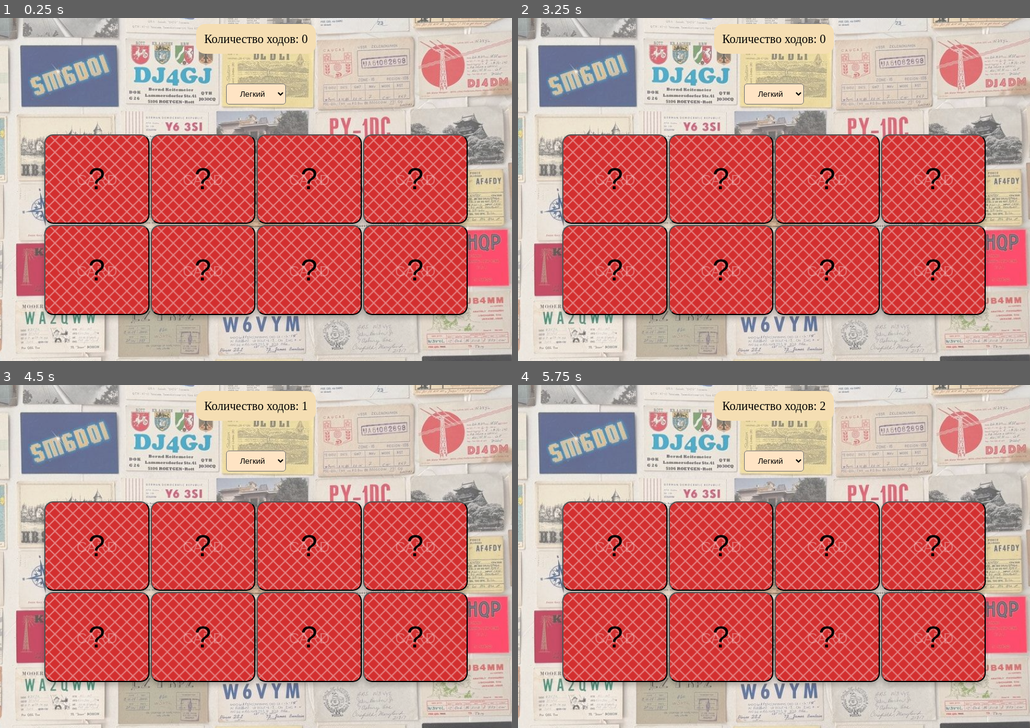
Above: before the commit, frames 1-4 (two rows, left to right).
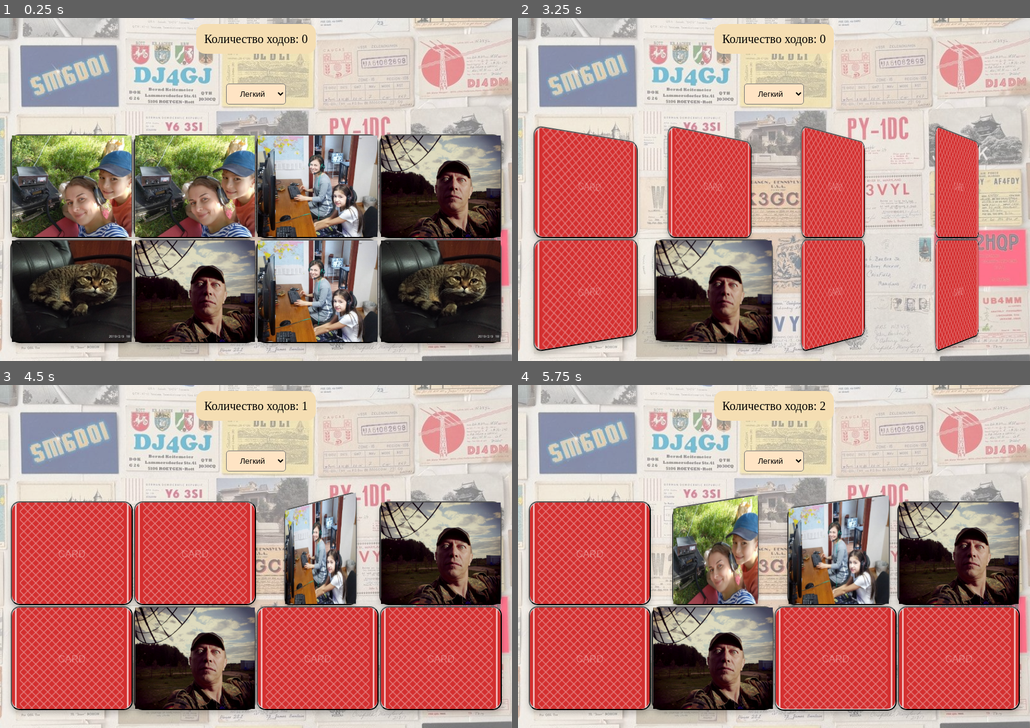
Above: after the commit, the same moments.

Repository: Dmitry862/Memory-game
Game: browser game, page index.html
Same seed, same stepped clock (60 frames per second), same inputs: the game is played once before the commit and once after it.
Inputs (mouse positions are in pixels of both pictures, inside the frame that each line leads up to):
- Up to frame 1 (0.25 s): no input
- Up to frame 2 (3.25 s): click (835, 186) at 1.27 s; click "?" at 1.87 s; click (589, 292) at 2.47 s; click (712, 292) at 3.07 s
- Up to frame 3 (4.5 s): click (440, 553) at 3.67 s; click "?" at 4.27 s
- Up to frame 4 (5.75 s): click "?" at 4.87 s; click (835, 659) at 5.47 s

The runs differ from the first frame. In frame 1, 64% of the frame differs, in the area x 0-100%, y 0-100%; in frame 2, 50%; in frame 3, 53%; in frame 4, 56%.

Commit message:
feat: improve memory game cards

Diff:
--- a/script.js
+++ b/script.js
@@ -48,6 +48,9 @@
   'moves',
   `Количество ходов: ${moves}`,
 );
+
+//содержимое модальное окно
+
 //выбор уровня сложности
 
 levelSelect.addEventListener('change', (e) => {
@@ -65,18 +68,18 @@
 
 //функция создание карточек
 const arrayOfUniqCards = [
-  'A',
-  'B',
-  'C',
-  'D',
-  'E',
-  'F',
-  'G',
-  'H',
-  'I',
-  'J',
-  'K',
-  'L',
+  'cat.jpg',
+  'r3tig.jpg',
+  'r3tm_Ksusha.jpg',
+  'r3tm.jpg',
+  'r3tw.jpg',
+  'r3tzl.jpg',
+  'rc3t.jpg',
+  'rj3t.jpg',
+  'rk3tt.jpg',
+  'ru3t.jpg',
+  'rw3tn_u3t_tig_j3t_tfg.jpg',
+  'rw3tn.jpg',
 ];
 const gameCards = [];
 
@@ -98,7 +101,9 @@
     cards.appendChild(card);
     const cardBack = createElement('div', card, 'card-back');
     const cardFront = createElement('div', card, 'card-front');
-    console.log(cardFront, cardBack);
+    const frontImage = document.createElement('img');
+    frontImage.src = `/images/friends/${symbol}`;
+    cardFront.appendChild(frontImage);
   });
   return;
 }
--- a/style.css
+++ b/style.css
@@ -16,7 +16,7 @@
   position: fixed;
   inset: 0;
   background-color: white;
-  opacity: 30%;
+  opacity: 45%;
   z-index: 0;
 }
 .wrapper {
@@ -37,14 +37,30 @@
 }
 .cardPlace {
   margin-top: 50px;
-  max-width: 708px;
   width: 100%;
   display: grid;
-  max-width: 708px;
+  max-width: 820px;
   grid-template-columns: repeat(4, 1fr);
   gap: 2px;
+  perspective: 1000px;
 }
-
+.card-back,
+.card-front {
+  position: absolute;
+  inset: 0;
+  backface-visibility: hidden;
+  border-radius: 15px;
+}
+.card-back {
+  background-image: url(./images/card-back.svg);
+  background-position: center;
+  background-size: cover;
+  transform: rotateY(0deg);
+}
+.card-front {
+  background-color: white;
+  transform: rotateY(180deg);
+}
 .BTN {
   border-radius: 15px;
   width: 100%;
@@ -52,16 +68,21 @@
   cursor: pointer;
   transition: transform 0.6s ease;
   font-size: 50px;
-  background-image: url(./images/card-back.svg);
-  background-position: center;
   vertical-align: top;
   aspect-ratio: 7/6;
   box-shadow: 0 5px 10px rgba(0, 0, 0, 0.25);
   position: relative;
+  transform-style: preserve-3d;
+}
+.BTN.opened {
+  transform: rotateY(180deg);
 }
 
 .BTN:hover {
   transform: scale(1.05);
+}
+.BTN.opened:hover {
+  transform: rotateY(180deg) scale(1.05);
 }
 .moves_container {
   width: 200px;
@@ -127,3 +148,9 @@
 .close_btn::after {
   transform: translate(-50%, -50%) rotate(45deg);
 }
+
+img {
+  width: 100%;
+  height: 100%;
+  object-fit: cover;
+}
Binary file added: images/friends/cat.jpg
Binary file added: images/friends/r3tig.jpg
Binary file added: images/friends/r3tm.jpg
Binary file added: images/friends/r3tm_Ksusha.jpg
Binary file added: images/friends/r3tw.jpg
Binary file added: images/friends/r3tzl.jpg
Binary file added: images/friends/rc3t.jpg
Binary file added: images/friends/rj3t.jpg
Binary file added: images/friends/rk3tt.jpg
Binary file added: images/friends/ru3t.jpg
Binary file added: images/friends/rw3tn.jpg
Binary file added: images/friends/rw3tn_u3t_tig_j3t_tfg.jpg
